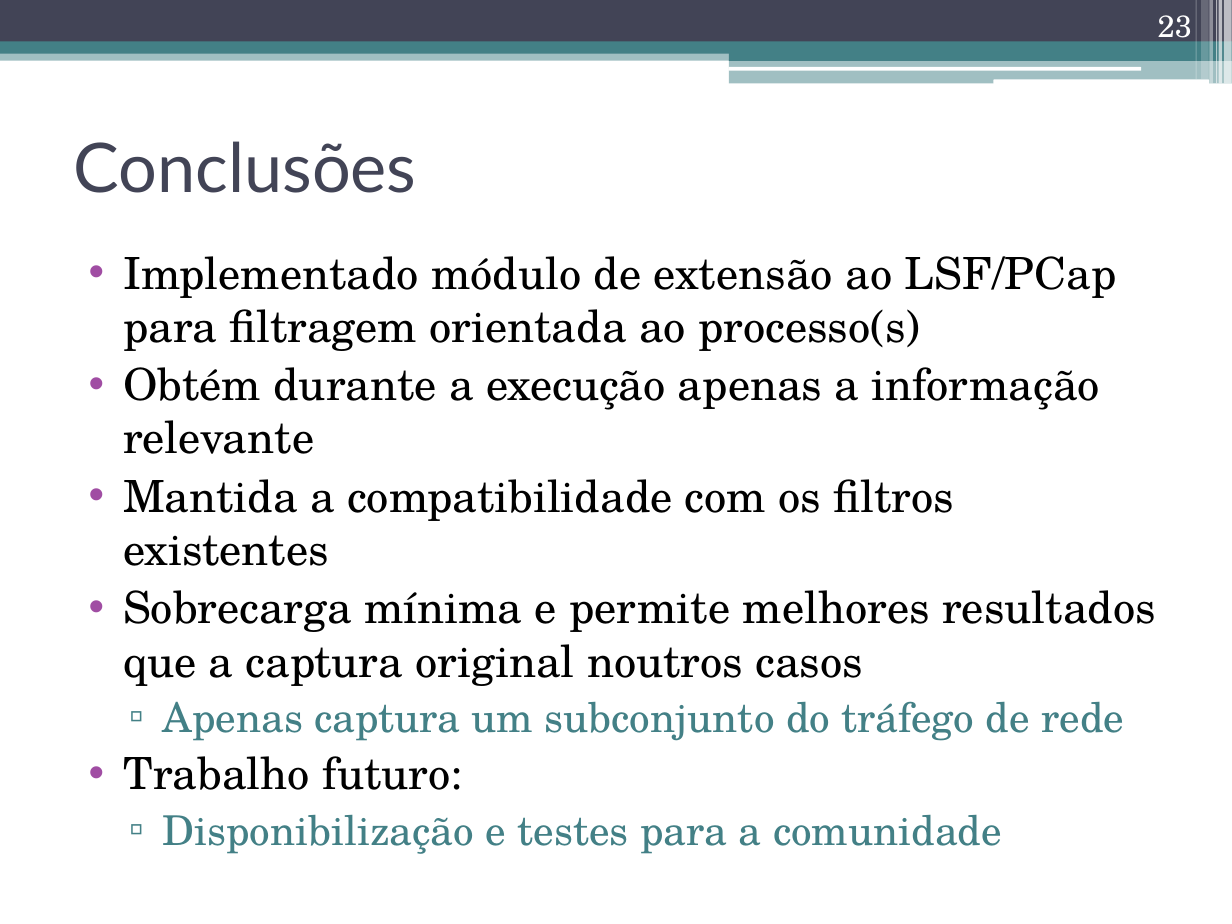
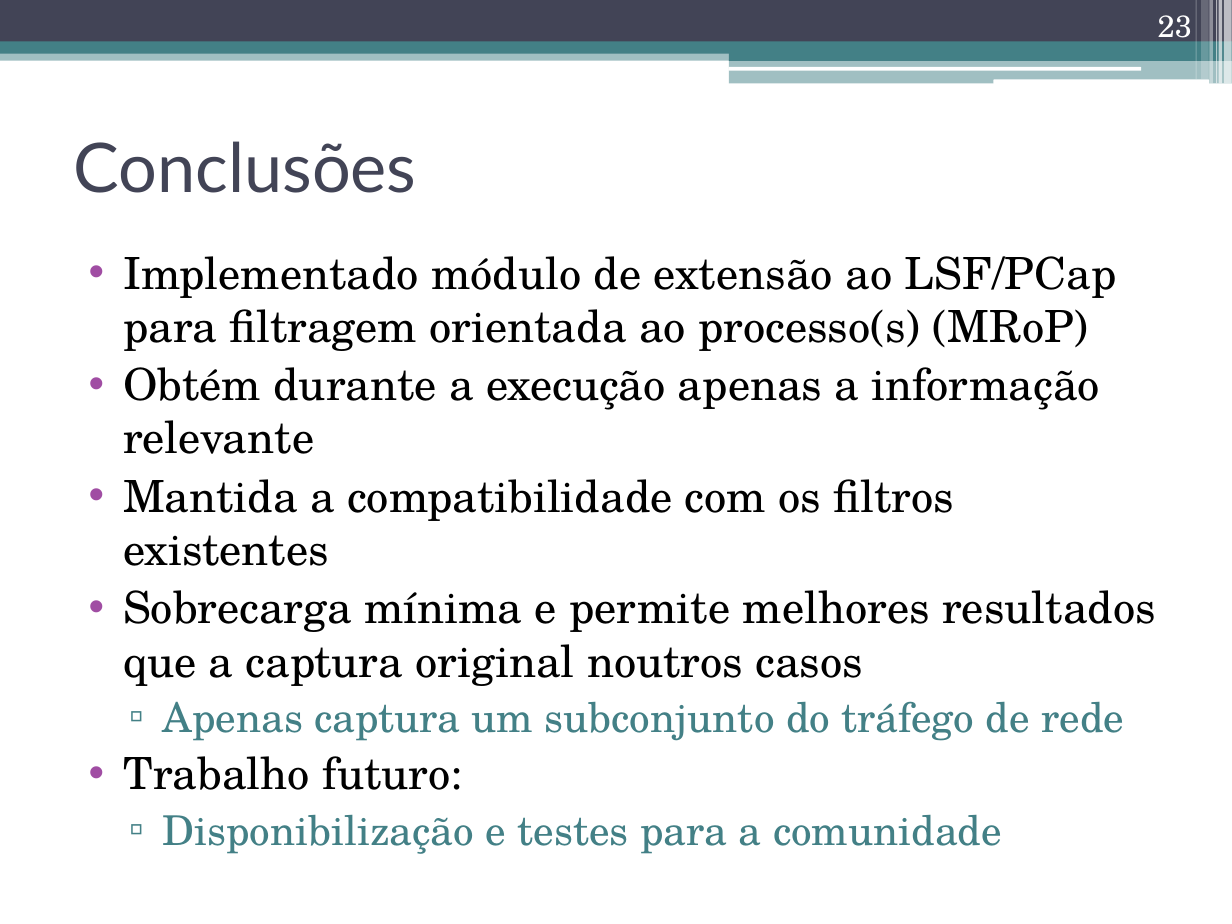
Before and after one commit to nunogmartins/cap_dissertation, a slide deck: slide 23 of doc/apresentacao_dissertacao.pptx. Drawn at 1232x924 pixels with LibreOffice and Linux fonts; fonts in the diff are those of the drawing. Boxes give left, top, right and bottom in pixels: in the first picture for what was removed or moved away, otherwise in the second. Text is boxed around its words. In the diff, an @@ line names an element or a change of style, - is before the commit and + after.

```diff
--- a/doc/apresentacao_dissertacao.pptx
+++ b/doc/apresentacao_dissertacao.pptx
@@ text at [123,256,1117,351]: text changed @@
-• Implementado módulo de extensão ao LSF/PCap para filtragem orientada ao processo(s)
+• Implementado módulo de extensão ao LSF/PCap para filtragem orientada ao processo(s) (MRoP)
```
Also in this commit, not shown: 4 other slides changed.
